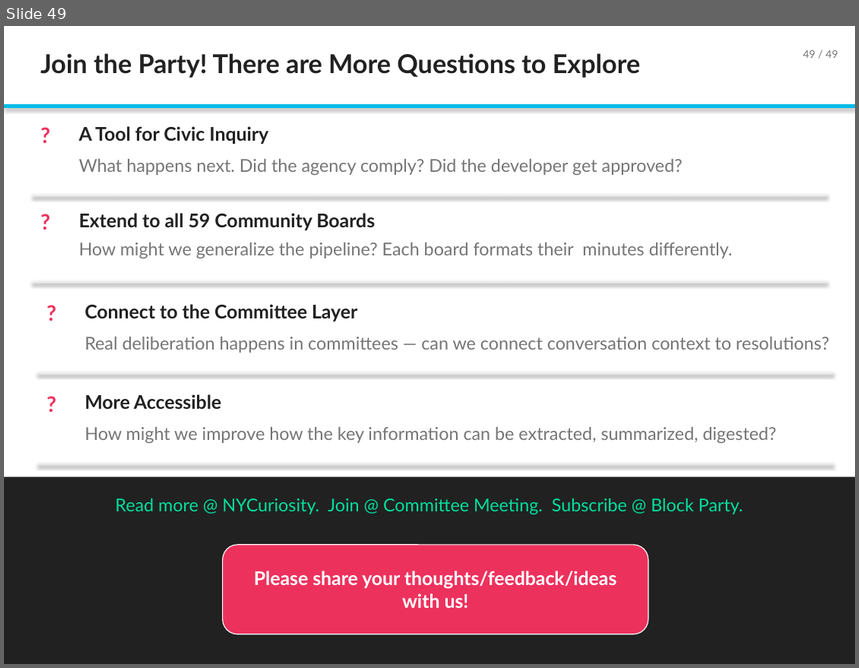
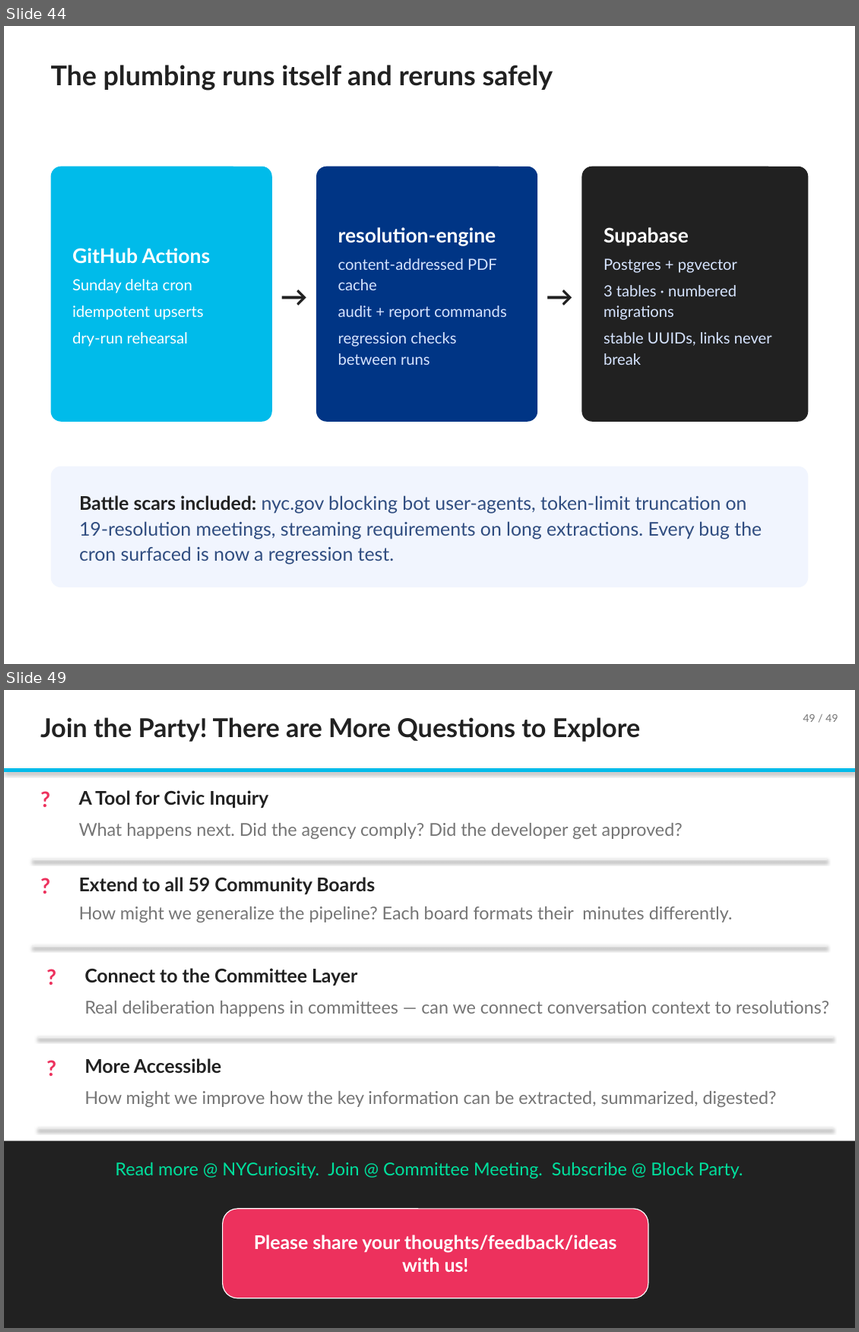
Before and after one commit to TalR24/nycur-data-website, a slide deck: cb-resolutions/block_party_july2026/Building_an_AI_Knowledge_Base_for_NYC_Community_Boards_July2026.pptx. Shown one above the other, each under a label of ours: slide 49 before the commit, slides 44 and 49 after it; the slides between them are not shown. The pictures are 859x668 and 859x1332 pixels, drawn with LibreOffice and Linux fonts; fonts in the diff are those of the drawing. Boxes give left, top, right and bottom in pixels: in the first picture for what was removed or moved away, otherwise in the second. Text is boxed around its words. In the diff, an @@ line names an element or a change of style, - is before the commit and + after.

```diff
--- a/cb-resolutions/block_party_july2026/Building_an_AI_Knowledge_Base_for_NYC_Community_Boards_July2026.pptx
+++ b/cb-resolutions/block_party_july2026/Building_an_AI_Knowledge_Base_for_NYC_Community_Boards_July2026.pptx
@@ slide 44 added at box(4, 26, 855, 664), background #FFFFFF @@
@@ text added at box(51, 65, 553, 91), 23 pt, text #212121, bold @@
+The plumbing runs itself and reruns safely
@@ rounded rectangle added at box(51, 167, 272, 422), fill #00BBEA, 13 pt, text #FFFFFF @@
+GitHub Actions
+Sunday delta cron
+idempotent upserts
+dry-run rehearsal
@@ rounded rectangle added at box(316, 167, 538, 422), fill #003585, 13 pt, text #D6E4FF @@
+resolution-engine
+content-addressed PDF cache
+audit + report commands
+regression checks between runs
@@ rounded rectangle added at box(582, 167, 808, 422), fill #212121, 13 pt, text #D6E4FF @@
+Supabase
+Postgres + pgvector
+3 tables · numbered migrations
+stable UUIDs, links never break
@@ text added at box(279, 262, 310, 325), 23 pt, text #212121, bold @@
+→
@@ text added at box(544, 262, 576, 325), 23 pt, text #212121, bold @@
+→
@@ rounded rectangle added at box(51, 466, 808, 588), fill #F1F5FE, 16 pt, text #304D80 @@
+Battle scars included: nyc.gov blocking bot user-agents, token-limit truncation on 19-resolution meetings, streaming requirements on long extractions. Every bug the cron surfaced is now a regression test.
```
Also in this commit, not shown: 11 other slides added, 12 slides removed.
